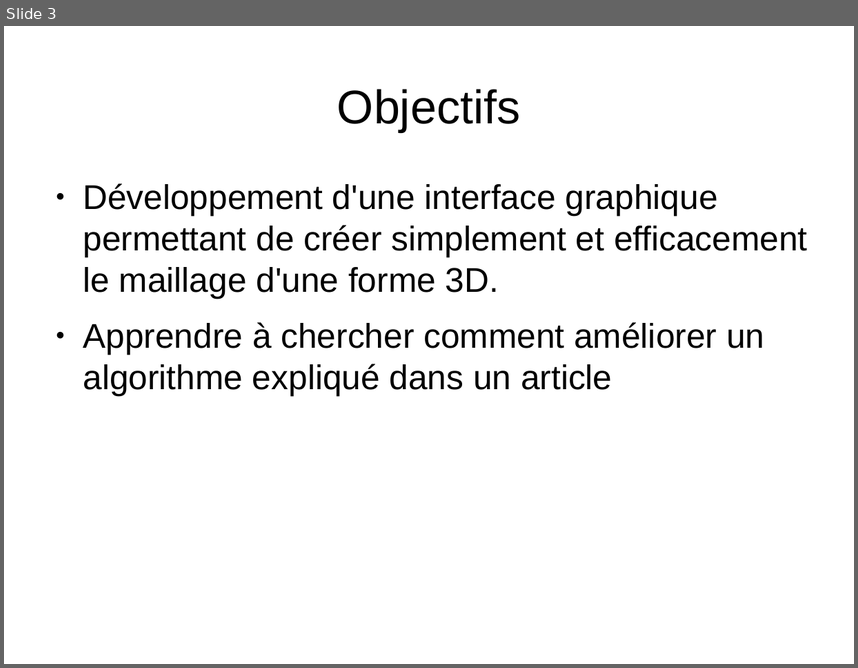
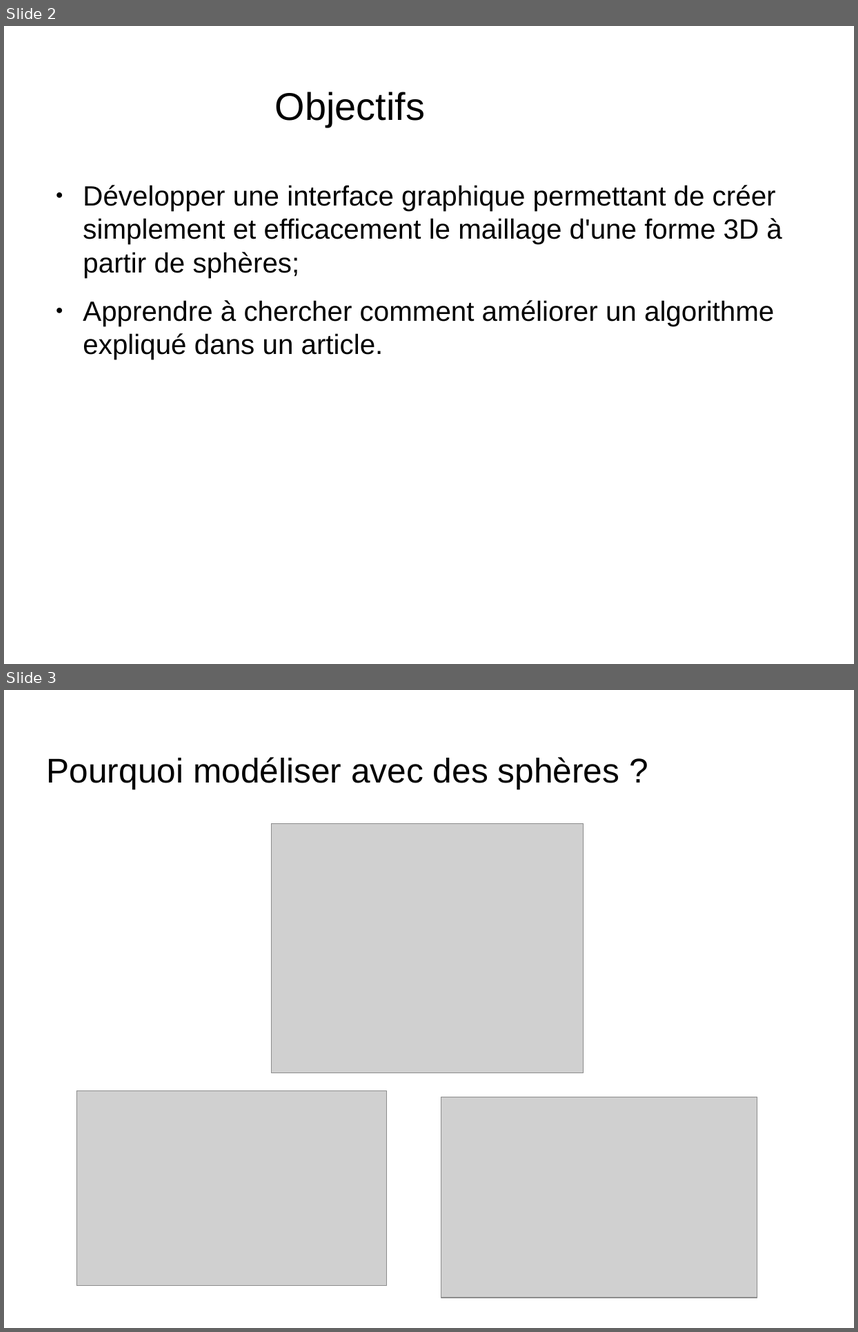
Before and after one commit to juliendvl/modeleur-bmesh, a slide deck: SCHEME/diapos_scheme.odp. Shown one above the other, each under a label of ours: slide 3 before the commit, slides 2 and 3 after it. The pictures are 858x668 and 858x1332 pixels, drawn with LibreOffice and Linux fonts; fonts in the diff are those of the drawing; grey boxes stand for pictures; background and template pictures are left out. Boxes give left, top, right and bottom in pixels: in the first picture for what was removed or moved away, otherwise in the second. Text is boxed around its words. In the diff, an @@ line names an element or a change of style, - is before the commit and + after.

```diff
--- a/SCHEME/diapos_scheme.odp
+++ b/SCHEME/diapos_scheme.odp
@@ slide 3 added at (x1=4, y1=690, x2=854, y2=1328), background picture (left out) @@
@@ title added at (x1=47, y1=757, x2=620, y2=789), 32 pt, text #000000 @@
+Pourquoi modéliser avec des sphères ?
@@ picture added at (x1=271, y1=823, x2=584, y2=1073) @@
@@ picture added at (x1=76, y1=1091, x2=387, y2=1285) @@
@@ picture added at (x1=441, y1=1097, x2=757, y2=1298) @@
@@ what was slide 3 is now slide 2 @@
@@ slide 2 changed as well @@
@@ title "Objectifs" moved from (x1=337, y1=89, x2=520, y2=132) to (x1=275, y1=92, x2=425, y2=127) @@
@@ title "Objectifs" at (x1=275, y1=92, x2=425, y2=127): size 44 to 36 pt @@
@@ text at (x1=83, y1=185, x2=782, y2=359): text changed; size 32 to 26 pt @@
-● Développement d'une interface graphique permettant de créer simplement et efficacement le maillage d'une forme 3D.
-● Apprendre à chercher comment améliorer un algorithme expliqué dans un article
+● Développer une interface graphique permettant de créer simplement et efficacement le maillage d'une forme 3D à partir de sphères;
+● Apprendre à chercher comment améliorer un algorithme expliqué dans un article.
```
Also in this commit, not shown: 9 other slides changed, 1 slide removed.
